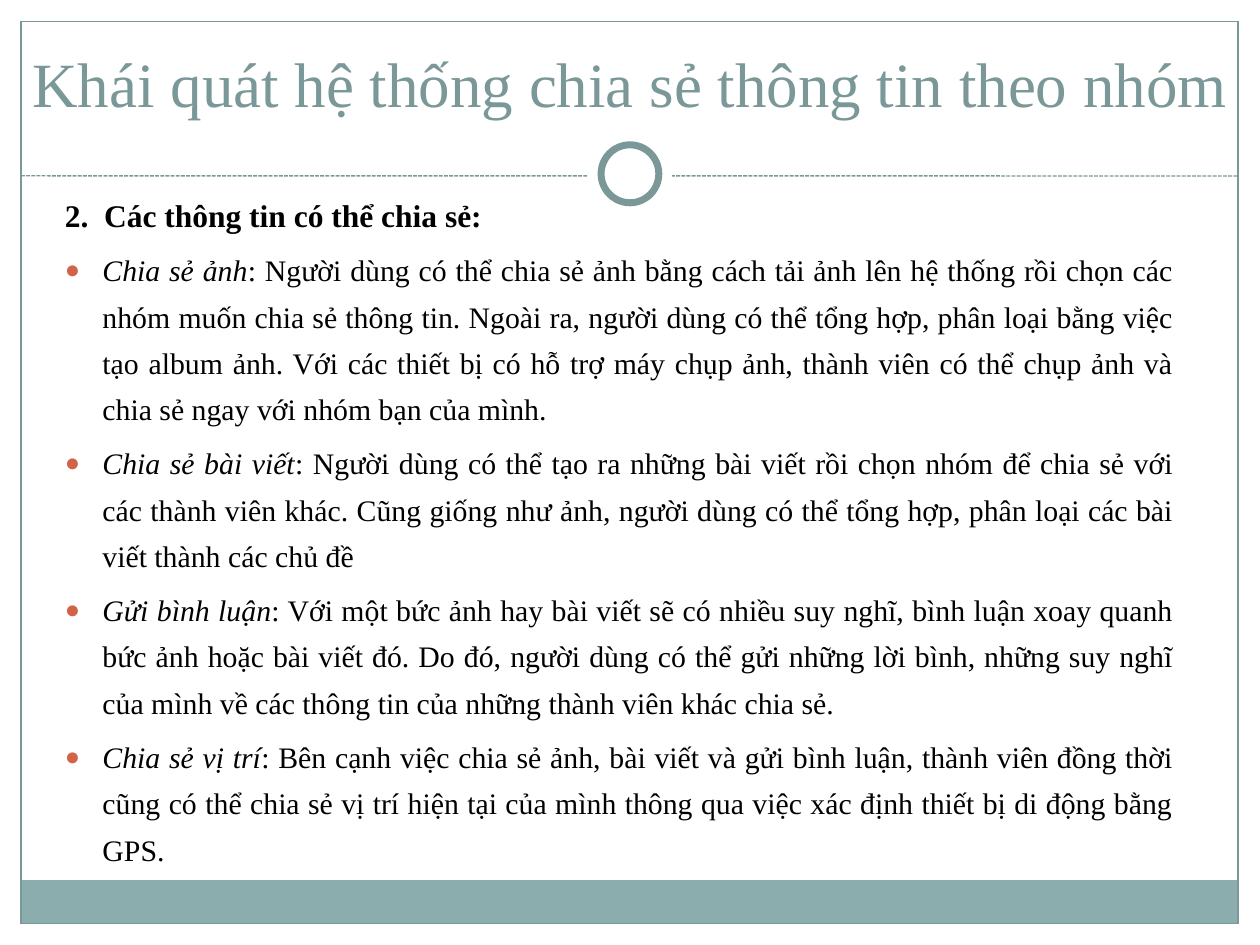
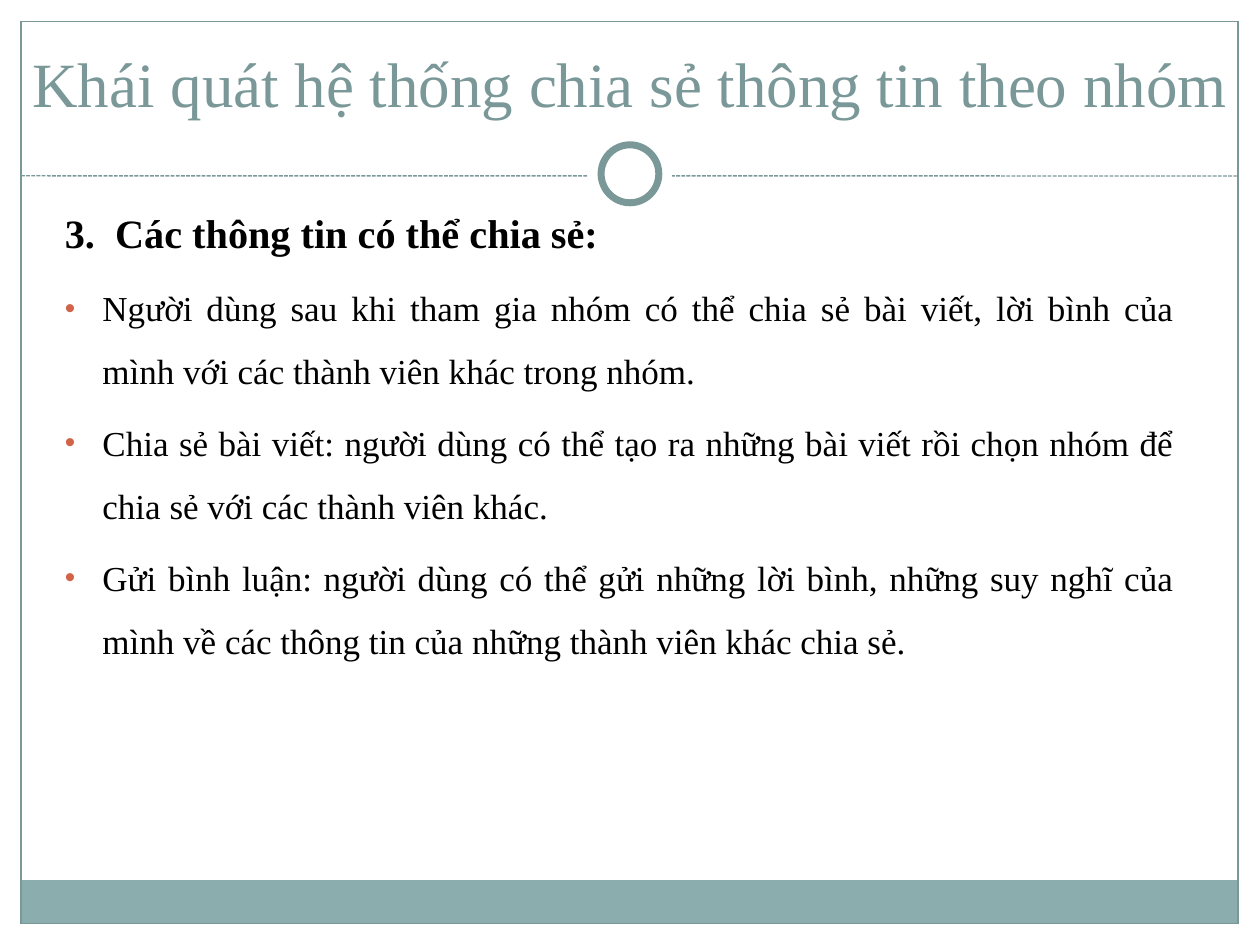
Before and after one commit to trungvdhp/netsharing, a slide deck: slide 7 of documents/Slide.ppt (slide 4 before the commit). Drawn at 1260x945 pixels with LibreOffice and Linux fonts; fonts in the diff are those of the drawing. Boxes give left, top, right and bottom in pixels: in the first picture for what was removed or moved away, otherwise in the second. Text is boxed around its words. In the diff, an @@ line names an element or a change of style, - is before the commit and + after.

```diff
--- a/documents/Slide.ppt
+++ b/documents/Slide.ppt
@@ text at (x1=65, y1=218, x2=1173, y2=661): text changed; size 17 to 20 pt @@
-2. Các thông tin có thể chia sẻ:
-● Chia sẻ ảnh: Người dùng có thể chia sẻ ảnh bằng cách tải ảnh lên hệ thống rồi chọn các nhóm muốn chia sẻ thông tin. Ngoài ra, người dùng có thể tổng hợp, phân loại bằng việc tạo album ảnh. Với các thiết bị có hỗ trợ máy chụp ảnh, thành viên có thể chụp ảnh và chia sẻ ngay với nhóm bạn của mình.
-● Chia sẻ bài viết: Người dùng có thể tạo ra những bài viết rồi chọn nhóm để chia sẻ với các thành viên khác. Cũng giống như ảnh, người dùng có thể tổng hợp, phân loại các bài viết thành các chủ đề
-● Gửi bình luận: Với một bức ảnh hay bài viết sẽ có nhiều suy nghĩ, bình luận xoay quanh bức ảnh hoặc bài viết đó. Do đó, người dùng có thể gửi những lời bình, những suy nghĩ của mình về các thông tin của những thành viên khác chia sẻ.
-● Chia sẻ vị trí: Bên cạnh việc chia sẻ ảnh, bài viết và gửi bình luận, thành viên đồng thời cũng có thể chia sẻ vị trí hiện tại của mình thông qua việc xác định thiết bị di động bằng GPS.
+3. Các thông tin có thể chia sẻ:
+• Người dùng sau khi tham gia nhóm có thể chia sẻ bài viết, lời bình của mình với các thành viên khác trong nhóm.
+• Chia sẻ bài viết: người dùng có thể tạo ra những bài viết rồi chọn nhóm để chia sẻ với các thành viên khác.
+• Gửi bình luận: người dùng có thể gửi những lời bình, những suy nghĩ của mình về các thông tin của những thành viên khác chia sẻ.
```
Also in this commit, not shown: 6 other slides changed, 3 slides added, 5 slides removed.
